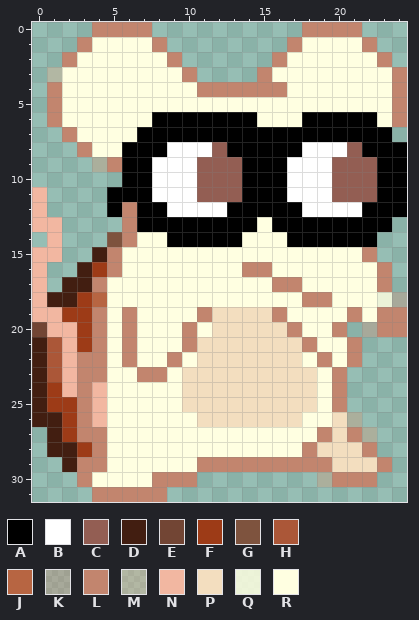
Two versions of one pixel-art sprite, src/internal/sprites/burglar_run.png. That is the earlier state.
The file is 25x32 pixels. Colours within 5 levels of each other are drawn and written as one.
Palette (. is transparent): A #000000  B #ffffff  C #935e53  D #421e11  E #724534  F #9d3b17  G #7e533e  H #ab5738  J #b76542  K #c2856e60  L #c2856e  M #e1ab8860  N #f2b7a1  P #f3debf  Q #ffffe1d4  R #ffffe1
Once edited:
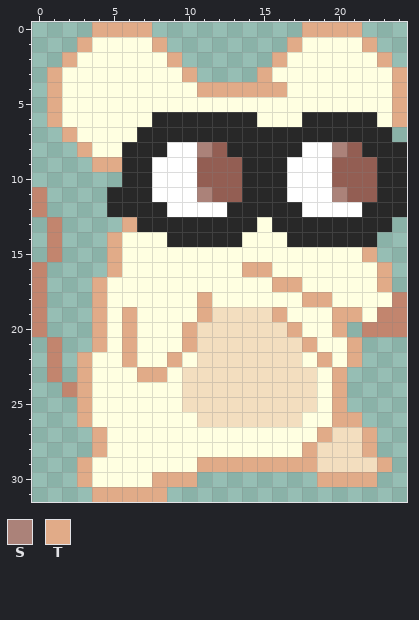
Colours new in this view: S #ab8279  T #e1ab88
Changes in this commit:
colour A: #000000 -> #282828
y 0: x 4..7 LLLL -> TTTT; x 18..21 LLLL -> TTTT
y 1: x 3 L -> T; x 8 L -> T; x 17 L -> T; x 22 L -> T
y 2: x 2 L -> T; x 9 L -> T; x 16 L -> T; x 23 L -> T
y 3: x 1 M -> T; x 10 L -> T; x 15 L -> T; x 24 L -> T
y 4: x 1 L -> T; x 11..16 LLLLLL -> TTTTTT; x 24 L -> T
y 5..6: x 1 L -> T; x 24 L -> T
y 7: x 2 L -> T
y 8: x 3 L -> T; x 11 B -> S; x 20 B -> S
y 9: x 4..5 ML -> TT
y 11: x 0 N -> L; x 11 C -> S; x 20 C -> S
y 12: x 0 N -> L; x 6 L -> A
y 13: x 0..1 NN -> .L; x 6 L -> T
y 14: x 1 N -> L; x 5..6 GL -> TR
y 15: x 0..1 NN -> .L; x 4..5 DL -> .T; x 22 L -> T
y 16: x 0 N -> L; x 3..5 DFL -> ..T; x 14..15 LL -> TT; x 23 L -> T
y 17: x 0 N -> L; x 2..4 DDL -> ..T; x 16..17 LL -> TT; x 23 L -> T
y 18: x 0..4 NDDFJ -> L...T; x 11 R -> T; x 18..19 LL -> TT; x 23..24 QK -> RL
y 19: x 0..4 NNFFL -> L...T; x 6 L -> T; x 11 L -> T; x 16 L -> T; x 20..21 RL -> TT
y 20: x 0..4 ENNFL -> L...T; x 6 L -> T; x 10..11 LR -> TP; x 17 L -> T; x 20 L -> T; x 22 K -> L
y 21: x 0..4 DHNFL -> .L..T; x 6 L -> T; x 10 L -> T; x 18 L -> T; x 21 L -> T
y 22: x 0..4 DHNLL -> .L.TR; x 6 L -> T; x 9 L -> T; x 19 L -> T; x 21 L -> T
y 23: x 0..4 DHNLL -> .L.TR; x 7..8 LL -> TT; x 20 L -> T
y 24: x 0..4 DFNLN -> ..LTR; x 20 L -> T
y 25: x 0..4 DFFLN -> ...TR; x 20 L -> T
y 26: x 0..4 DDFLN -> ...TR; x 20..21 PM -> TT
y 27: x 1..4 DFLL -> ...T; x 19 L -> T; x 21..22 LM -> PT
y 28: x 1..4 DDFL -> ...T; x 18 L -> T; x 22 L -> T
y 29: x 2..4 DLL -> .TR; x 11..19 LLLLLLLLL -> TTTTTTTTP; x 23 L -> T
y 30: x 3 L -> T; x 8..10 LLL -> TTT; x 19..22 MLLL -> TTTT
y 31: x 4..8 LLLLL -> TTTTT
Changed places in both pictures, as pixel boxes (x1, y1, x2, y2):
changed: (32, 22, 407, 502)
